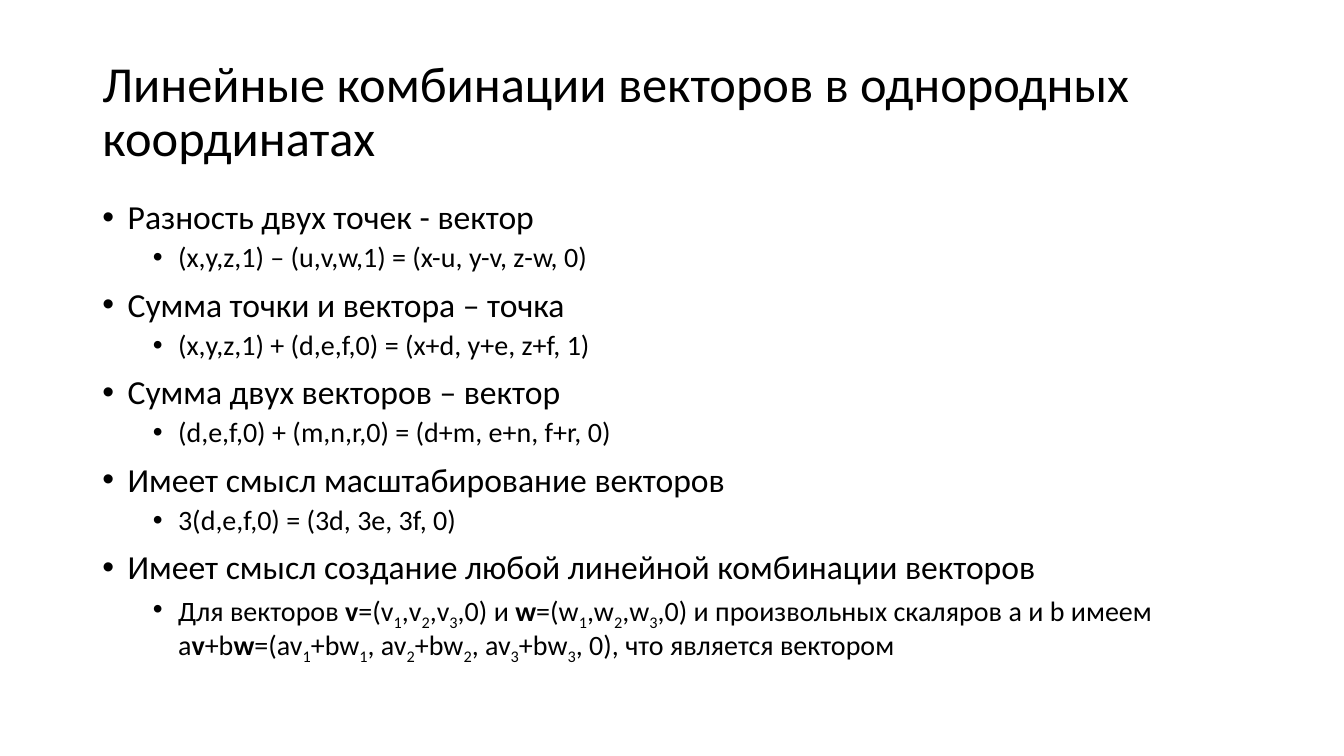
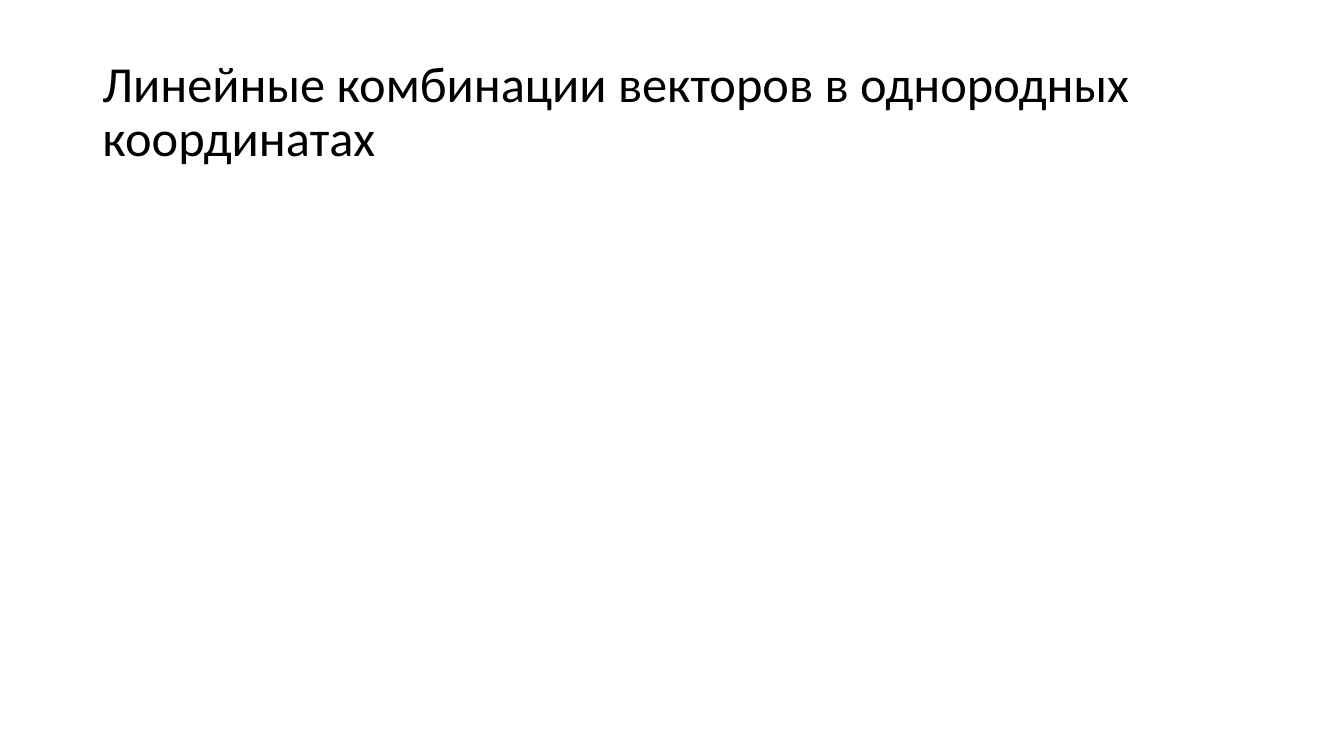
Before and after one commit to alexey-malov/cg-course, a slide deck: slide 57 of lectures/04 - Векторный анализ, трансформации и матрицы.pptx (slide 56 before the commit). Drawn at 1344x756 pixels with LibreOffice and Linux fonts; fonts in the diff are those of the drawing; grey boxes stand for pictures. Boxes give left, top, right and bottom in pixels: in the first picture for what was removed or moved away, otherwise in the second. Text is boxed around its words. In the diff, an @@ line names an element or a change of style, - is before the commit and + after.

```diff
--- a/lectures/04 - Векторный анализ, трансформации и матрицы.pptx
+++ b/lectures/04 - Векторный анализ, трансформации и матрицы.pptx
@@ text removed at <box>128,207,1152,660</box> @@
-• Разность двух точек - вектор
-  • (x,y,z,1) – (u,v,w,1) = (x-u, y-v, z-w, 0)
-• Сумма точки и вектора – точка
-  • (x,y,z,1) + (d,e,f,0) = (x+d, y+e, z+f, 1)
-• Сумма двух векторов – вектор
-  • (d,e,f,0) + (m,n,r,0) = (d+m, e+n, f+r, 0)
-• Имеет смысл масштабирование векторов
-  • 3(d,e,f,0) = (3d, 3e, 3f, 0)
-• Имеет смысл создание любой линейной комбинации векторов
-  • Для векторов v=(v1,v2,v3,0) и w=(w1,w2,w3,0) и произвольных скаляров a и b имеем
-    av+bw=(av1+bw1, av2+bw2, av3+bw3, 0), что является вектором
```
Also in this commit, not shown: 27 other slides changed, 2 slides added, 1 slide removed, 5 other files.
